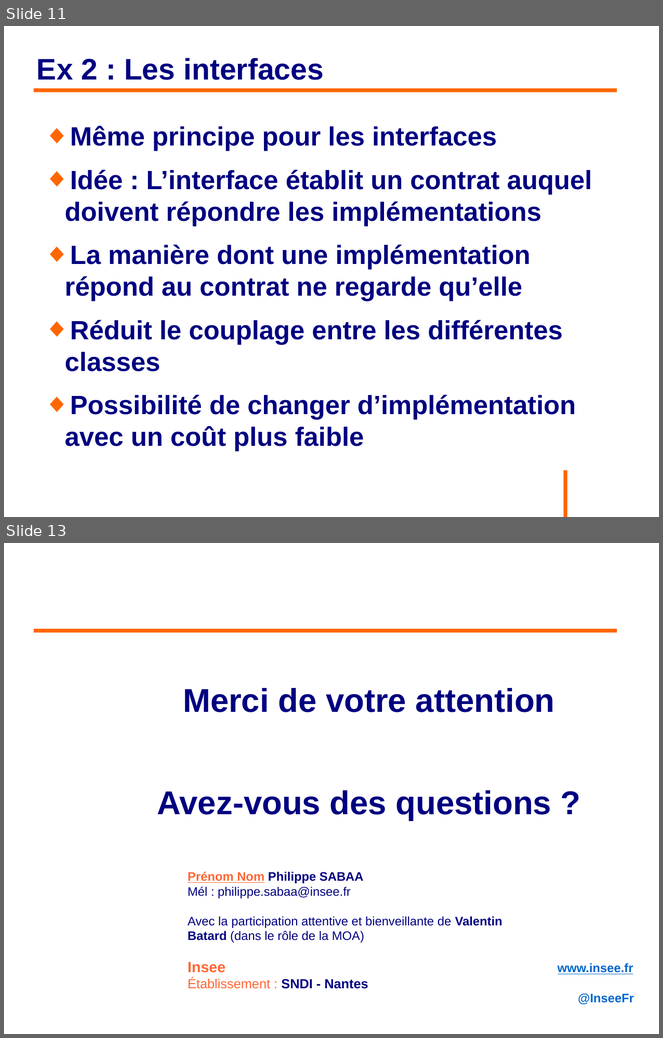
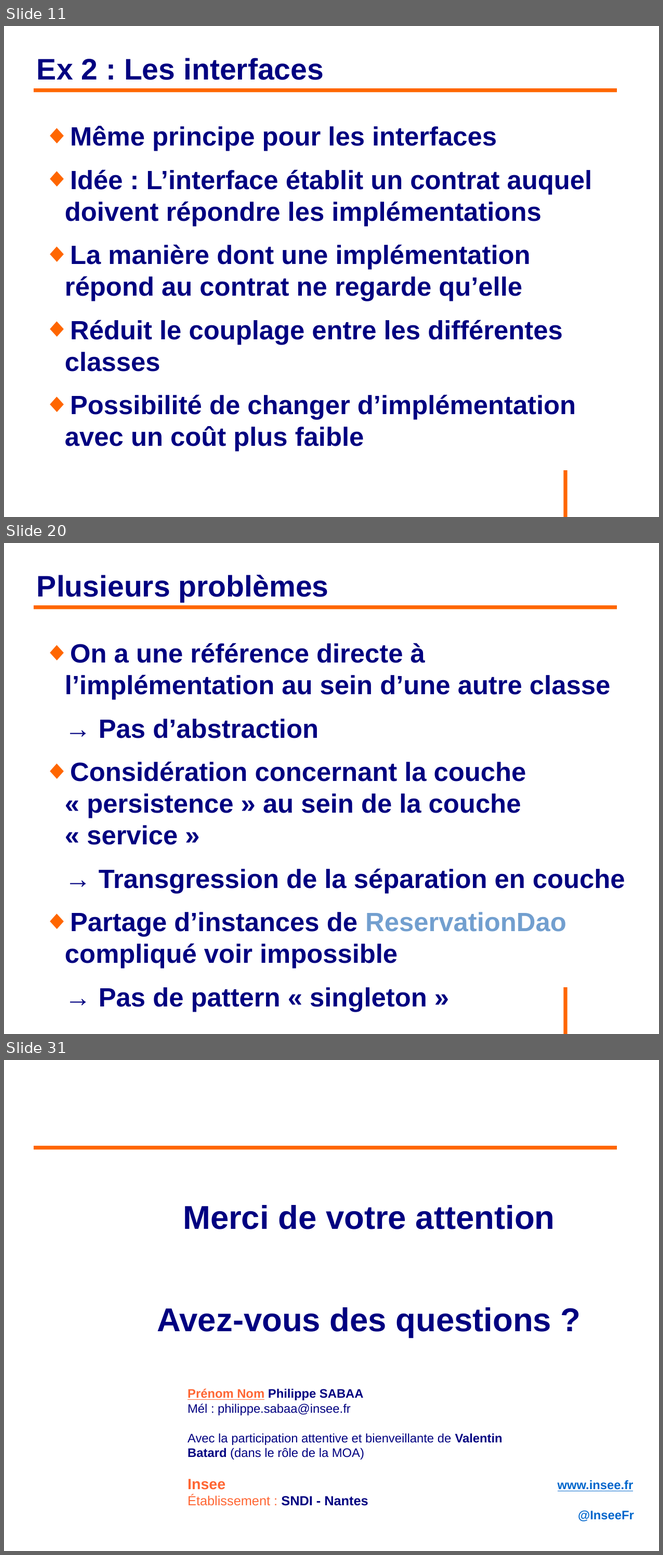
Before and after one commit to philphils/formation-spring, a slide deck: Documentation/diapo_formation_spring.odp. Shown one above the other, each under a label of ours: slides 11 and 13 before the commit, slides 11, 20 and 31 after it; the slides between them are not shown. The pictures are 663x1038 and 663x1555 pixels, drawn with LibreOffice and Linux fonts; fonts in the diff are those of the drawing; background and template pictures are left out. Boxes give left, top, right and bottom in pixels: in the first picture for what was removed or moved away, otherwise in the second. Text is boxed around its words. In the diff, an @@ line names an element or a change of style, - is before the commit and + after.

```diff
--- a/Documentation/diapo_formation_spring.odp
+++ b/Documentation/diapo_formation_spring.odp
@@ slide 20 added at (x1=4, y1=543, x2=659, y2=1034), background #FFFFFF; not listed: 1 template element that a slide beside it also shows @@
@@ title added at (x1=37, y1=575, x2=329, y2=602), 36 pt, text #000080, bold @@
+Plusieurs problèmes
@@ line added from (34, 607) to (618, 607), #FF6600 4.54 pt @@
@@ text added at (x1=65, y1=643, x2=625, y2=969), 32 pt, text #000080, bold @@
+◆ On a une référence directe à l’implémentation au sein d’une autre classe
+→ Pas d’abstraction
+◆ Considération concernant la couche « persistence » au sein de la couche « service »
+→ Transgression de la séparation en couche
+◆ Partage d’instances de ReservationDao compliqué voir impossible
+→ Pas de pattern « singleton »
@@ what was slide 13 is now slide 31 @@
```
Also in this commit, not shown: 3 slides changed, 17 other slides added.
